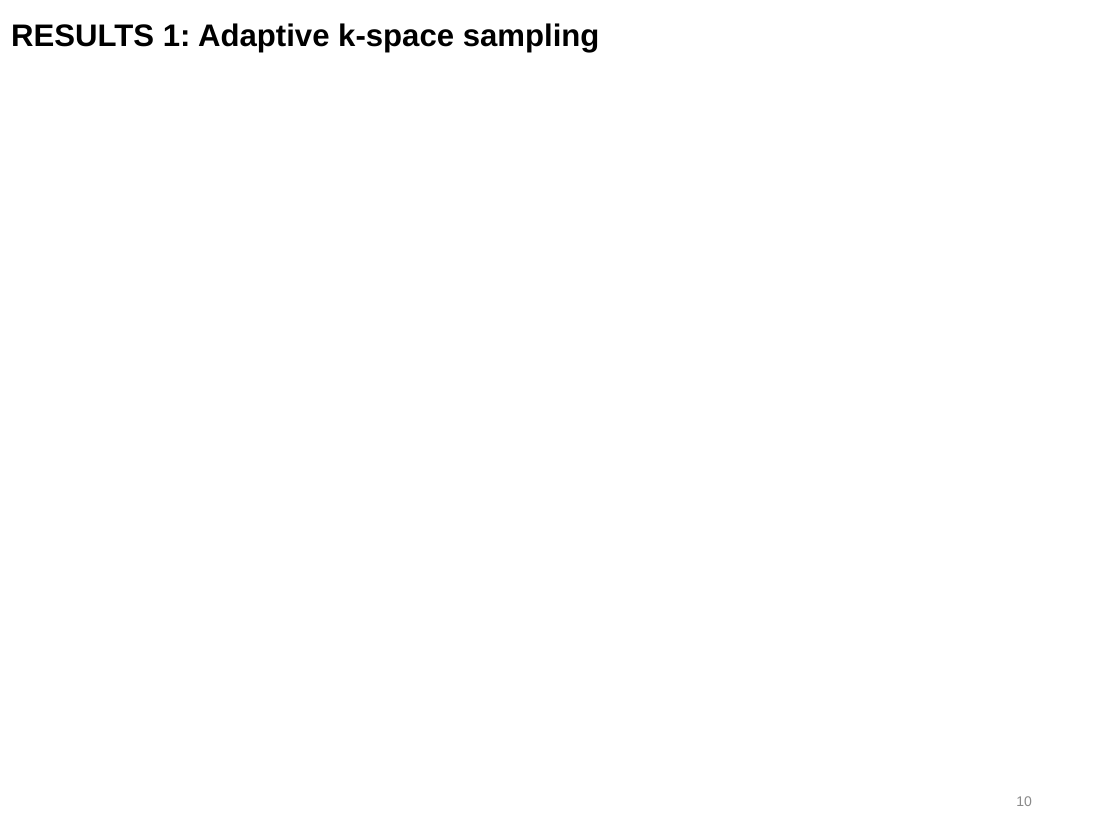
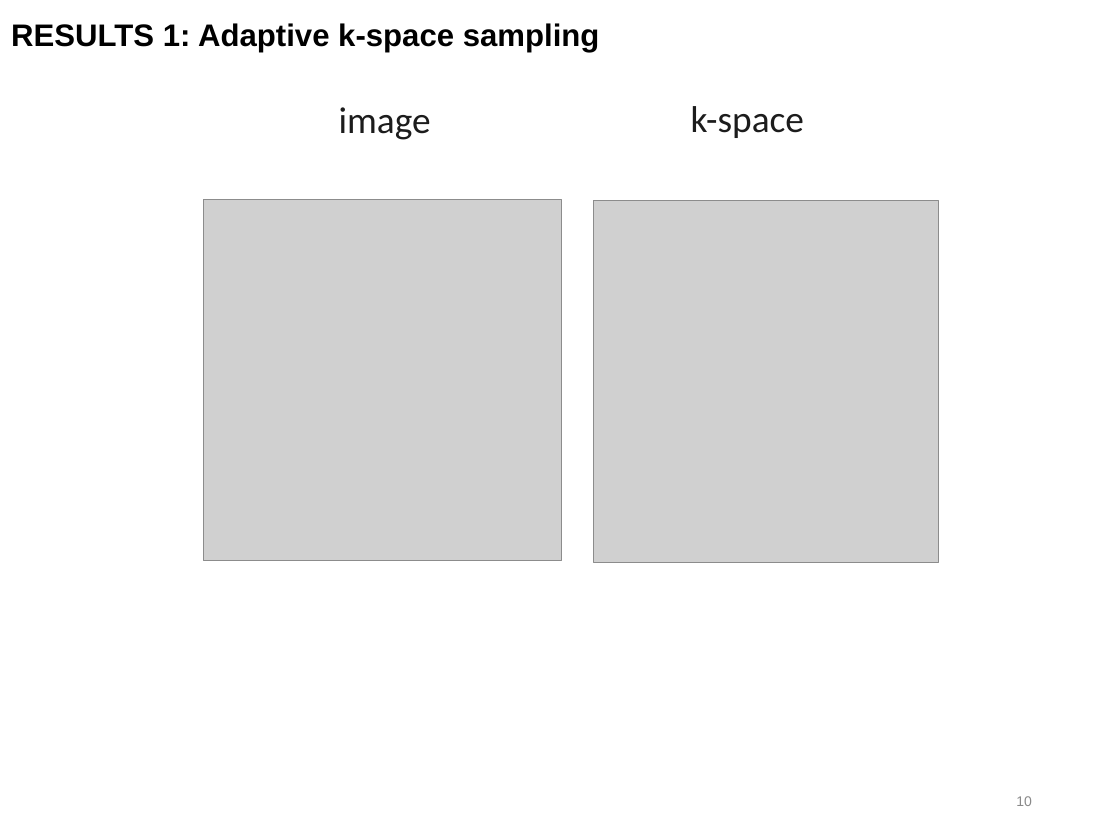
Before and after one commit to mzaiss/MRTwin_pulseq, a slide deck: slide 10 of lyx_ppt/MRIzero_two.ppt. Drawn at 1120x840 pixels with LibreOffice and Linux fonts; fonts in the diff are those of the drawing; grey boxes stand for pictures. Boxes give left, top, right and bottom in pixels: in the first picture for what was removed or moved away, otherwise in the second. Text is boxed around its words. In the diff, an @@ line names an element or a change of style, - is before the commit and + after.

```diff
--- a/lyx_ppt/MRIzero_two.ppt
+++ b/lyx_ppt/MRIzero_two.ppt
@@ text added at <box>339,107,431,140</box>, 24 pt, text #1C1C1C @@
+image
@@ text added at <box>691,106,804,138</box>, 24 pt, text #1C1C1C @@
+k-space
@@ picture added at <box>204,199,562,561</box> @@
@@ picture added at <box>594,200,939,562</box> @@
```
Also in this commit, not shown: 4 other slides changed, 2 slides added, 7 other files.
